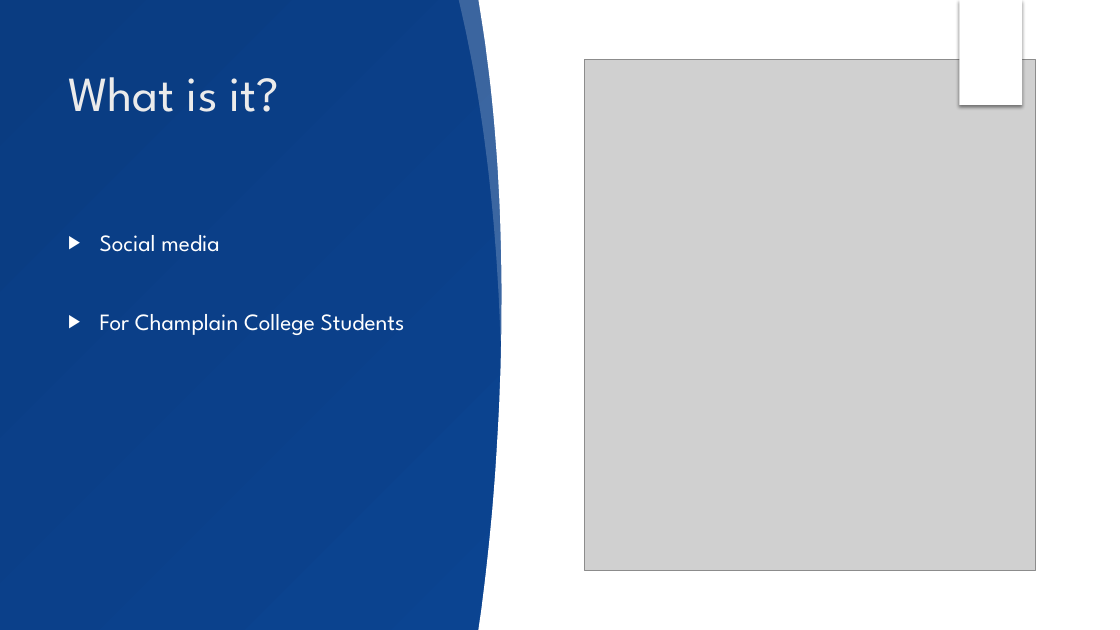
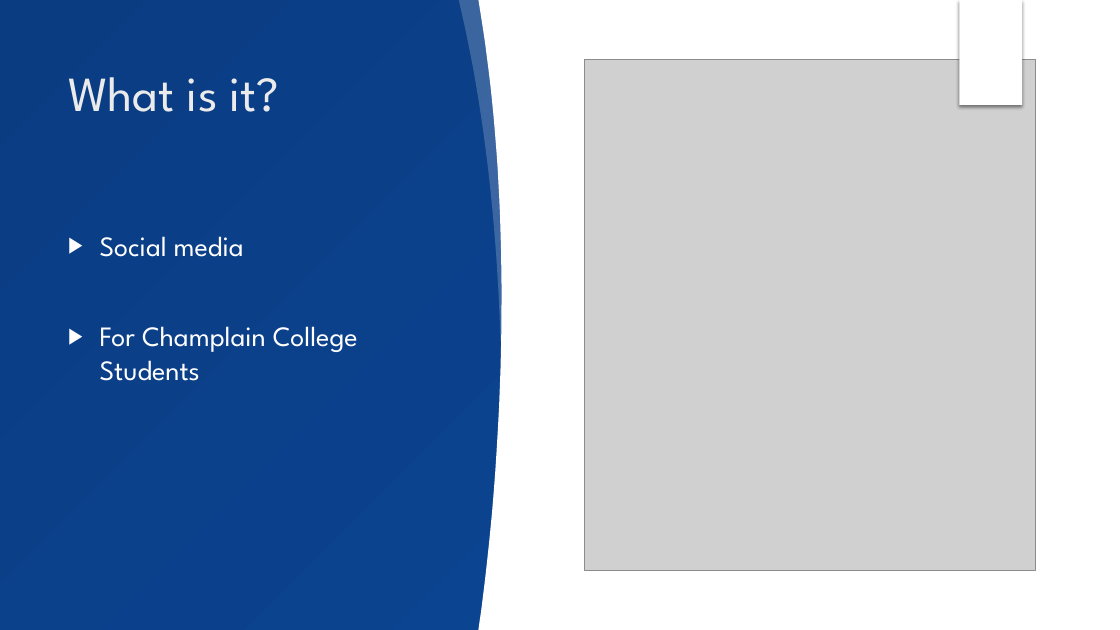
Before and after one commit to superDeano/Moody-app, a slide deck: slide 2 of Documentation/Moods-final.pptx. Drawn at 1120x630 pixels with LibreOffice and Linux fonts; fonts in the diff are those of the drawing; grey boxes stand for pictures; background and template pictures are left out. Boxes give left, top, right and bottom in pixels: in the first picture for what was removed or moved away, otherwise in the second. Text is boxed around its words. In the diff, an @@ line names an element or a change of style, - is before the commit and + after.

```diff
--- a/Documentation/Moods-final.pptx
+++ b/Documentation/Moods-final.pptx
@@ text "Social media" at [100,236,358,381]: size 20 to 24 pt @@
```
Also in this commit, not shown: 1 other slide changed, 3 slides added, 2 slides removed.
